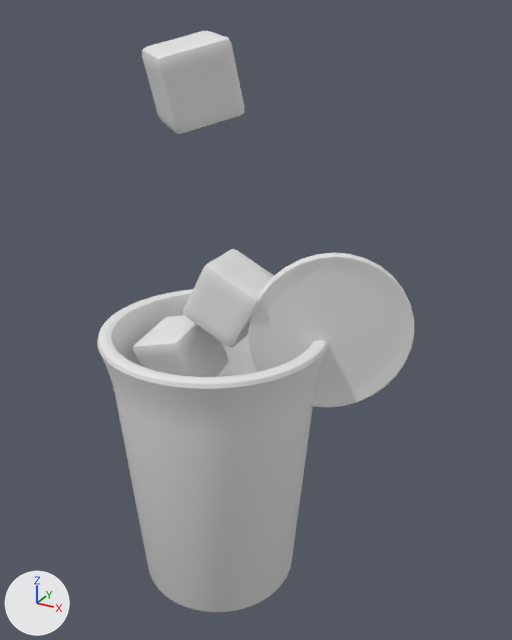
A saved change to the OBJ model public/assets/drink-baked/blog0030.obj.
Before and after are seen from a 50 mm camera at (4.37, -6.87, 7.37) aimed at (0.5, 0.17, 3.85). The axes (+X, +Y, +Z) are drawn at lower left. The lights are the same throughout. The older version comes first. Where no turn or scale is listed for an object, it has been applied to the vertices.
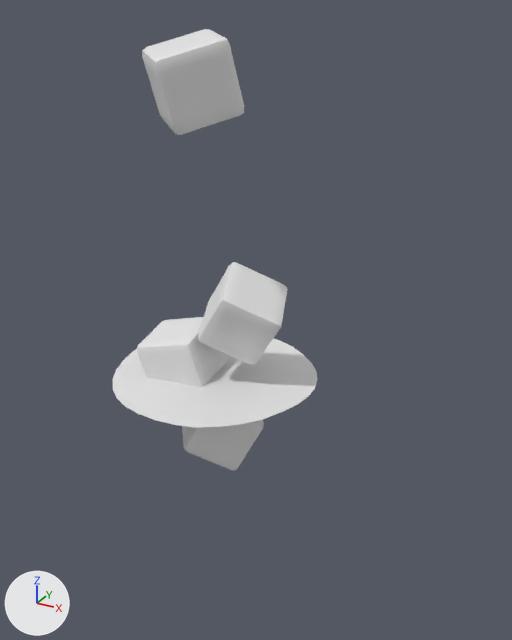
Patch to the scene script:
```diff
--- a/public/assets/drink-baked/blog0030.obj.py
+++ b/public/assets/drink-baked/blog0030.obj.py
@@ me_cube_001 @@
 # used by ob_cube_001; location = (0.0, 0.0, 0.0)
-me_cube_001.from_pydata(...)  # 386 vertices, 384 faces; spans x -0.975..-0.005, y -0.496..0.433, z 2.699..3.762
+me_cube_001.from_pydata(...)  # 386 vertices, 384 faces; spans x -0.943..0.065, y -0.546..0.4, z 2.725..3.709
+# me_cube_001 part 1: the whole mesh is multiplied about its middle by the matrix ((0.985, -0.155, 0.079), (0.148, 0.985, 0.093), (-0.093, -0.08, 0.992)), then moved by (0.051, -0.042, -0.014)
@@ me_cube_002 @@
 # used by ob_cube_002; location = (0.0, 0.0, 0.0)
-me_cube_002.from_pydata(...)  # 386 vertices, 384 faces; spans x -0.373..0.699, y -0.257..0.614, z 3.57..4.604
+me_cube_002.from_pydata(...)  # 386 vertices, 384 faces; spans x -0.247..0.972, y -0.433..0.634, z 3.35..4.525
+# me_cube_002 part 2: the whole mesh is multiplied about its middle by the matrix ((0.479, 0.822, 0.308), (-0.864, 0.379, 0.333), (0.157, -0.426, 0.891)), then moved by (0.199, -0.078, -0.149)
@@ me_plane @@
 # used by ob_plane; location = (0.0, 0.0, 0.0)
-me_plane.from_pydata(...)  # 246 vertices, 68 faces; spans x -1.31..1.31, y -1.31..1.31, z 3.03..3.1
+me_plane.from_pydata(...)  # 218 vertices, 161 faces; spans x -1.31..1.31, y -1.31..1.31, z 3.03..3.1
+# me_plane part 3: 6 vertices moved within x -0.69..0.69, y -1.31..1.31, z 3.07..3.08; 192 vertices removed from x -1.3..1.3, y -1.3..1.3, z 3.03..3.1; 164 vertices added at x -1.29..1.29, y -1.29..1.29, z 3.03..3.09
@@ ob_circle_001 @@
-ob_circle_001 = bpy.data.objects.new('Circle.001', me_circle_001)
-ob_circle_001.location = (0.0, 0.0, 0.0)
@@ ob_cylinder @@
-ob_cylinder = bpy.data.objects.new('Cylinder', me_cylinder)
-ob_cylinder.location = (0.0, 0.0, 0.0)
```

What differs and where, as boxes (x1, y1, x2, y2) in the pictures (512 x 640 px; the box of a moved part takes in the faces that stretch with it):
'Cylinder', deleted
    before: (97, 289, 328, 612)
'Circle.001', deleted
    before: (248, 252, 414, 408)
'Cube.002', reshaped
    before: (183, 249, 274, 347)
    after: (198, 262, 288, 365)
'Cube.001', reshaped
    before: (133, 315, 229, 377)
    after: (137, 317, 227, 387)
part 3 of me_plane, moved or reshaped (not visible before)
    after: (113, 338, 318, 428)
'Cube', unchanged, uncovered by the edit
    after: (182, 420, 264, 470)
